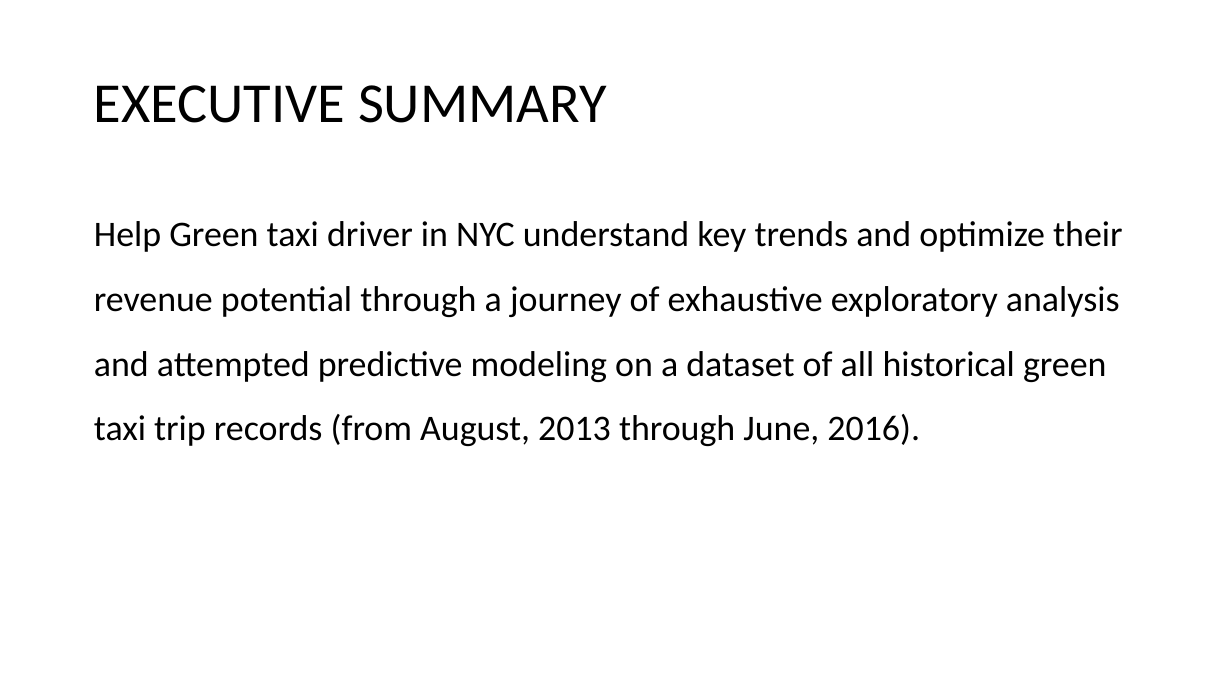
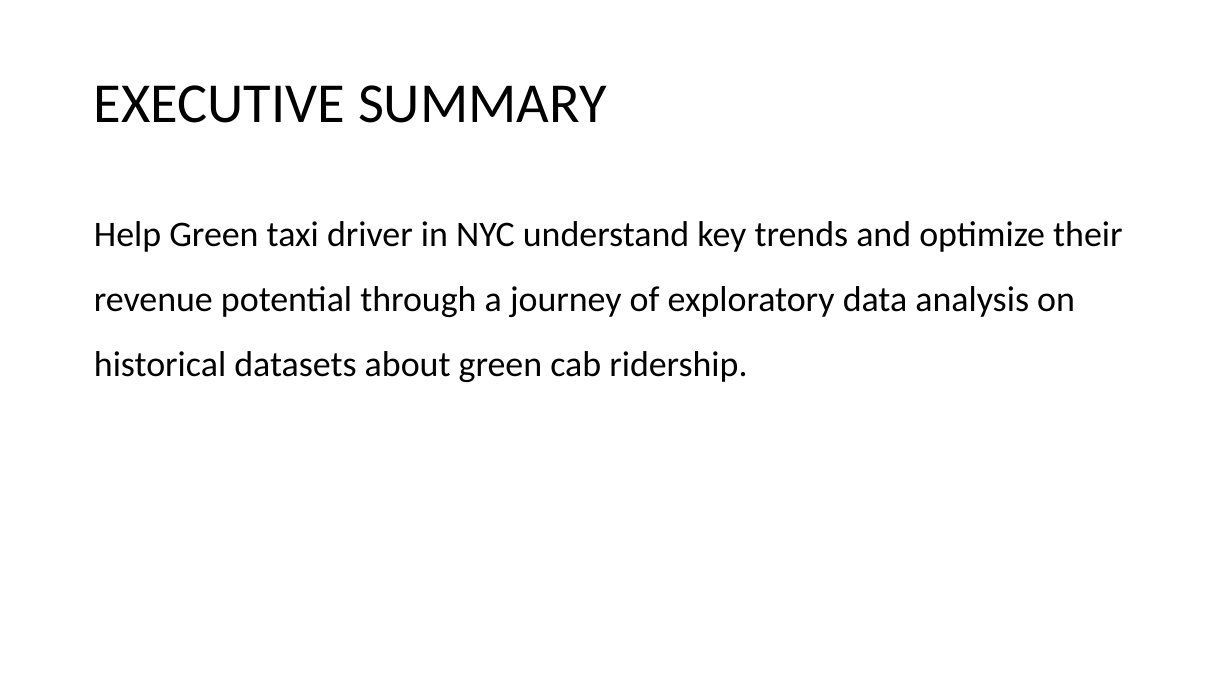
Before and after one commit to MiyainNYC/PySpark-Data-Challenge, a slide deck: slide 2 of DataChallengeAssessment.pptx. Drawn at 1232x693 pixels with LibreOffice and Linux fonts; fonts in the diff are those of the drawing. Boxes give left, top, right and bottom in pixels: in the first picture for what was removed or moved away, otherwise in the second. Text is boxed around its words. In the diff, an @@ line names an element or a change of style, - is before the commit and + after.

```diff
--- a/DataChallengeAssessment.pptx
+++ b/DataChallengeAssessment.pptx
@@ text at <box>94,221,1122,382</box>: text changed @@
-Help Green taxi driver in NYC understand key trends and optimize their revenue potential through a journey of exhaustive exploratory analysis and attempted predictive modeling on a dataset of all historical green taxi trip records (from August, 2013 through June, 2016).
+Help Green taxi driver in NYC understand key trends and optimize their revenue potential through a journey of exploratory data analysis on historical datasets about green cab ridership.
```
Also in this commit, not shown: 10 other slides changed, 4 slides added, 3 slides removed.
